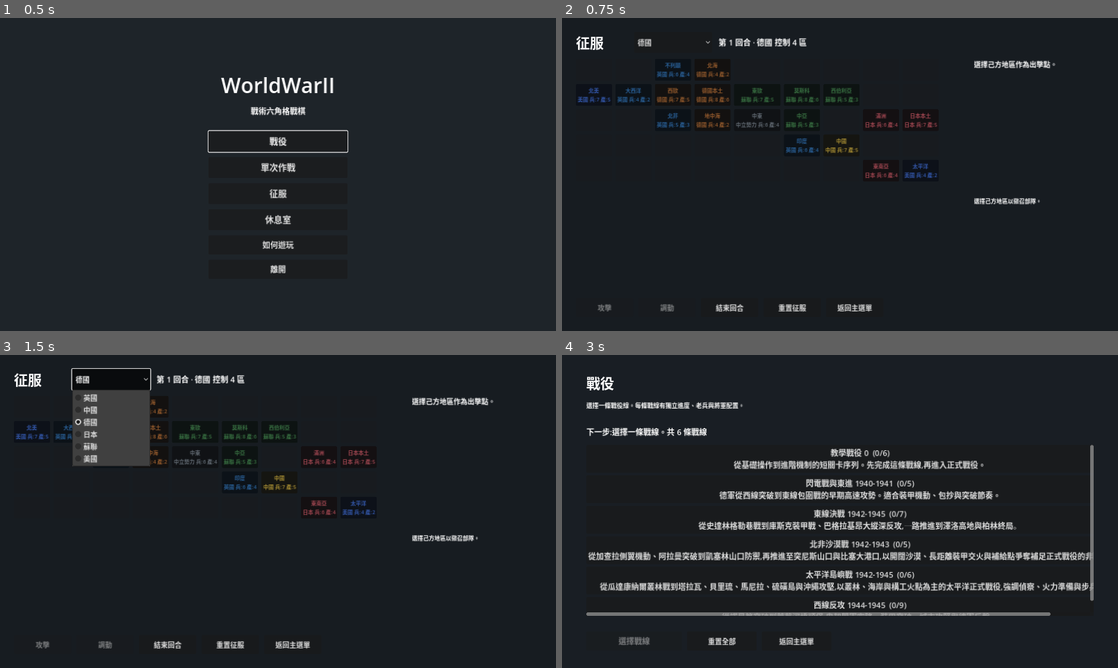
Above: before the commit, frames 1-4 (two rows, left to right).
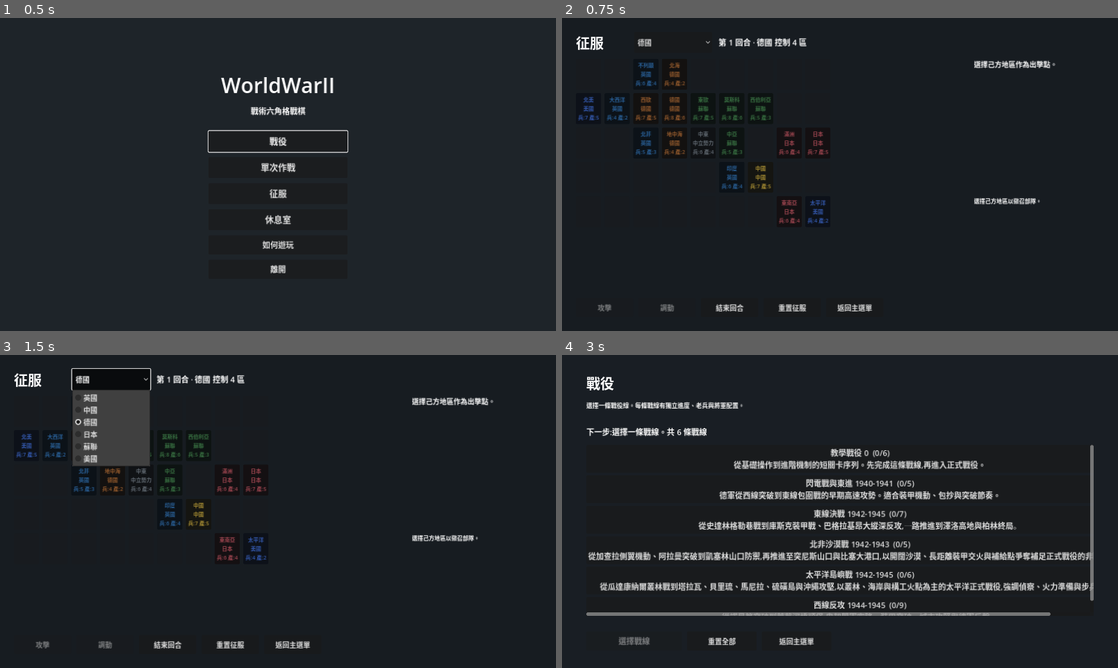
Above: after the commit, the same moments.

Repository: Fischer-Zhang/WorldWarII
Game: Godot game, scene res://scenes/main_menu.tscn
The game is run twice, just before and just after one commit, with the same random seed, the same clock (stepped at 60 frames per second) and the same inputs.
Inputs:
- Up to frame 1 (0.5 s): no input
- Up to frame 2 (0.75 s): click "征服" at 0.5 s
- Up to frame 3 (1.5 s): click "德國" at 1.25 s
- Up to frame 4 (3 s): click "返回主選單" at 2 s; click "戰役" at 2.75 s

Frame 1 is identical in both runs. In frame 2, 3.4% of the frame differs, in the area x 2-68%, y 14-66%; in frame 3, 2.4%; in frame 4, nothing differs.

Commit message:
Make conquest map layout data driven

Diff:
--- a/data/conquest_map.json
+++ b/data/conquest_map.json
@@ -1,5 +1,7 @@
 {
   "start_country": "germany",
+  "map_width": 9,
+  "map_height": 5,
   "countries": {
     "germany": {
       "name_zh": "德國",
@@ -34,6 +36,7 @@
     {
       "id": "north_america",
       "name_zh": "北美",
+      "short_name_zh": "北美",
       "owner": "usa",
       "x": 0,
       "y": 1,
@@ -43,6 +46,7 @@
     {
       "id": "atlantic",
       "name_zh": "大西洋",
+      "short_name_zh": "大西洋",
       "owner": "britain",
       "x": 1,
       "y": 1,
@@ -52,6 +56,7 @@
     {
       "id": "britain",
       "name_zh": "不列顛",
+      "short_name_zh": "不列顛",
       "owner": "britain",
       "x": 2,
       "y": 0,
@@ -61,6 +66,7 @@
     {
       "id": "west_europe",
       "name_zh": "西歐",
+      "short_name_zh": "西歐",
       "owner": "germany",
       "x": 2,
       "y": 1,
@@ -70,6 +76,7 @@
     {
       "id": "germany",
       "name_zh": "德國本土",
+      "short_name_zh": "德國",
       "owner": "germany",
       "x": 3,
       "y": 1,
@@ -79,6 +86,7 @@
     {
       "id": "north_sea",
       "name_zh": "北海",
+      "short_name_zh": "北海",
       "owner": "germany",
       "x": 3,
       "y": 0,
@@ -88,6 +96,7 @@
     {
       "id": "east_europe",
       "name_zh": "東歐",
+      "short_name_zh": "東歐",
       "owner": "soviet",
       "x": 4,
       "y": 1,
@@ -97,6 +106,7 @@
     {
       "id": "moscow",
       "name_zh": "莫斯科",
+      "short_name_zh": "莫斯科",
       "owner": "soviet",
       "x": 5,
       "y": 1,
@@ -106,6 +116,7 @@
     {
       "id": "siberia",
       "name_zh": "西伯利亞",
+      "short_name_zh": "西伯利亞",
       "owner": "soviet",
       "x": 6,
       "y": 1,
@@ -115,6 +126,7 @@
     {
       "id": "north_africa",
       "name_zh": "北非",
+      "short_name_zh": "北非",
       "owner": "britain",
       "x": 2,
       "y": 2,
@@ -124,6 +136,7 @@
     {
       "id": "mediterranean",
       "name_zh": "地中海",
+      "short_name_zh": "地中海",
       "owner": "germany",
       "x": 3,
       "y": 2,
@@ -133,6 +146,7 @@
     {
       "id": "middle_east",
       "name_zh": "中東",
+      "short_name_zh": "中東",
       "owner": "neutral",
       "x": 4,
       "y": 2,
@@ -142,6 +156,7 @@
     {
       "id": "central_asia",
       "name_zh": "中亞",
+      "short_name_zh": "中亞",
       "owner": "soviet",
       "x": 5,
       "y": 2,
@@ -151,6 +166,7 @@
     {
       "id": "india",
       "name_zh": "印度",
+      "short_name_zh": "印度",
       "owner": "britain",
       "x": 5,
       "y": 3,
@@ -160,6 +176,7 @@
     {
       "id": "china",
       "name_zh": "中國",
+      "short_name_zh": "中國",
       "owner": "china",
       "x": 6,
       "y": 3,
@@ -169,6 +186,7 @@
     {
       "id": "manchuria",
       "name_zh": "滿洲",
+      "short_name_zh": "滿洲",
       "owner": "japan",
       "x": 7,
       "y": 2,
@@ -178,6 +196,7 @@
     {
       "id": "japan_home",
       "name_zh": "日本本土",
+      "short_name_zh": "日本",
       "owner": "japan",
       "x": 8,
       "y": 2,
@@ -187,6 +206,7 @@
     {
       "id": "southeast_asia",
       "name_zh": "東南亞",
+      "short_name_zh": "東南亞",
       "owner": "japan",
       "x": 7,
       "y": 4,
@@ -196,6 +216,7 @@
     {
       "id": "pacific",
       "name_zh": "太平洋",
+      "short_name_zh": "太平洋",
       "owner": "usa",
       "x": 8,
       "y": 4,
--- a/scripts/scenario/conquest_manager.gd
+++ b/scripts/scenario/conquest_manager.gd
@@ -15,11 +15,7 @@
 		conquest["regions"] = _initial_regions(map_data)
 	if not conquest.has("next_unit_id"):
 		conquest["next_unit_id"] = 1
-	# Lazy-migrate saves that predate per-region garrisons.
-	for rid in conquest.get("regions", {}).keys():
-		var region: Dictionary = conquest["regions"][rid]
-		if not region.has("garrison"):
-			region["garrison"] = []
+	_migrate_regions(conquest, map_data)
 	state["conquest"] = conquest
 	return conquest
 
@@ -351,18 +347,39 @@
 	for item in map_data.get("regions", []):
 		var region: Dictionary = item
 		var id := String(region.get("id", ""))
-		out[id] = {
-			"id": id,
-			"name_zh": String(region.get("name_zh", id)),
-			"owner": String(region.get("owner", "neutral")),
-			"x": int(region.get("x", 0)),
-			"y": int(region.get("y", 0)),
-			"production": int(region.get("production", 1)),
-			"strength": int(region.get("production", 1)) + 2,
-			"garrison": [],
-			"neighbors": region.get("neighbors", []),
-		}
+		out[id] = _region_from_map_def(region)
 	return out
+
+static func _migrate_regions(conquest: Dictionary, map_data: Dictionary) -> void:
+	var map_regions: Dictionary = _initial_regions(map_data)
+	var saved_regions: Dictionary = conquest.get("regions", {})
+	var migrated := {}
+	for rid in map_regions.keys():
+		var id := String(rid)
+		var fresh: Dictionary = map_regions[id]
+		var saved: Dictionary = saved_regions.get(id, {})
+		if not saved.is_empty():
+			fresh["owner"] = String(saved.get("owner", fresh.get("owner", "neutral")))
+			fresh["strength"] = int(saved.get("strength", fresh.get("strength", 1)))
+			fresh["garrison"] = (saved.get("garrison", []) as Array).duplicate(true)
+		migrated[id] = fresh
+	conquest["regions"] = migrated
+
+static func _region_from_map_def(region: Dictionary) -> Dictionary:
+	var id := String(region.get("id", ""))
+	var name := String(region.get("name_zh", id))
+	return {
+		"id": id,
+		"name_zh": name,
+		"short_name_zh": String(region.get("short_name_zh", name)),
+		"owner": String(region.get("owner", "neutral")),
+		"x": int(region.get("x", 0)),
+		"y": int(region.get("y", 0)),
+		"production": int(region.get("production", 1)),
+		"strength": int(region.get("production", 1)) + 2,
+		"garrison": [],
+		"neighbors": region.get("neighbors", []),
+	}
 
 static func _best_ai_attack_global(regions: Dictionary, player_country: String) -> Dictionary:
 	# Best AI attack across all enemy countries. AI-vs-AI attacks are returned
--- a/scripts/ui/conquest.gd
+++ b/scripts/ui/conquest.gd
@@ -24,6 +24,7 @@
 var _recruit_expanded := false
 var _refreshing_country := false
 var _map_button_size := Vector2(116, 74)
+var _map_columns := 9
 
 func _ready() -> void:
 	state = CampaignManager.load_state()
@@ -79,10 +80,12 @@
 		ConquestManager.owned_region_count(state, DataLoader.conquest_map, player_country),
 	]
 	var regions: Dictionary = conquest.get("regions", {})
-	map_grid.columns = 9
+	_map_columns = _map_width(DataLoader.conquest_map, regions)
+	var map_rows := _map_height(DataLoader.conquest_map, regions)
+	map_grid.columns = _map_columns
 	_update_map_button_size()
-	for y in range(5):
-		for x in range(9):
+	for y in range(map_rows):
+		for x in range(_map_columns):
 			var region := _region_at(regions, x, y)
 			var btn := Button.new()
 			btn.custom_minimum_size = _map_button_size
@@ -93,8 +96,8 @@
 			else:
 				var owner := String(region.get("owner", ""))
 				var owner_def: Dictionary = countries.get(owner, {})
-				btn.text = "%s\n%s 兵:%d 產:%d" % [
-					String(region.get("name_zh", "")),
+				btn.text = "%s\n%s\n兵:%d 產:%d" % [
+					String(region.get("short_name_zh", region.get("name_zh", ""))),
 					String(owner_def.get("name_zh", owner)),
 					int(region.get("strength", 0)),
 					int(region.get("production", 0)),
@@ -118,8 +121,8 @@
 	var detail_width: float = 330.0
 	var body_sep: float = 18.0
 	var grid_gap: float = 8.0
-	var available_width: float = body_width - detail_width - body_sep - grid_gap * 8.0
-	var cell_width: float = clamp(floor(available_width / 9.0), 72.0, 116.0)
+	var available_width: float = body_width - detail_width - body_sep - grid_gap * float(max(0, _map_columns - 1))
+	var cell_width: float = clamp(floor(available_width / float(max(1, _map_columns))), 58.0, 116.0)
 	_map_button_size = Vector2(cell_width, clamp(floor(cell_width * 0.64), 48.0, 74.0))
 
 func _clear_map() -> void:
@@ -131,6 +134,18 @@
 		if int(region.get("x", -1)) == x and int(region.get("y", -1)) == y:
 			return region
 	return {}
+
+func _map_width(map_data: Dictionary, regions: Dictionary) -> int:
+	var width := int(map_data.get("map_width", 0))
+	for region in regions.values():
+		width = max(width, int(region.get("x", -1)) + 1)
+	return max(1, width)
+
+func _map_height(map_data: Dictionary, regions: Dictionary) -> int:
+	var height := int(map_data.get("map_height", 0))
+	for region in regions.values():
+		height = max(height, int(region.get("y", -1)) + 1)
+	return max(1, height)
 
 func _select_region(region_id: String) -> void:
 	# Order-independent selection. Tap a region to set the source (出擊地);
--- a/tests/test_conquest_manager.gd
+++ b/tests/test_conquest_manager.gd
@@ -23,6 +23,11 @@
 		fail_count += 1
 
 	if _test_conquest_state_survives_campaign_normalise():
+		pass_count += 1
+	else:
+		fail_count += 1
+
+	if _test_conquest_region_migration_tracks_map_data():
 		pass_count += 1
 	else:
 		fail_count += 1
@@ -162,6 +167,36 @@
 			and String(conquest.get("regions", {}).get("alpha", {}).get("owner", "")) == "b":
 		return true
 	printerr("FAIL: conquest state should survive campaign normalise")
+	return false
+
+func _test_conquest_region_migration_tracks_map_data() -> bool:
+	var state := {
+		"version": 2,
+		"campaigns": {},
+		"conquest": {
+			"turn": 3,
+			"player_country": "a",
+			"regions": {
+				"alpha": {"owner": "a", "strength": 9, "garrison": [{"id": 1, "type": "infantry"}]},
+				"stale": {"owner": "a", "strength": 99, "garrison": []},
+			},
+		},
+	}
+	var map_data := _test_map()
+	var conquest := ConquestManager.conquest_state(state, map_data)
+	var regions: Dictionary = conquest.get("regions", {})
+	var alpha: Dictionary = regions.get("alpha", {})
+	var bravo: Dictionary = regions.get("bravo", {})
+	if regions.has("stale"):
+		printerr("FAIL: stale conquest region should be dropped during migration")
+		return false
+	if String(alpha.get("short_name_zh", "")) != "A" or String(bravo.get("short_name_zh", "")) != "B":
+		printerr("FAIL: migrated regions should inherit short labels from map data")
+		return false
+	if int(alpha.get("strength", 0)) == 9 and (alpha.get("garrison", []) as Array).size() == 1 \
+			and String(bravo.get("owner", "")) == "b":
+		return true
+	printerr("FAIL: migration should preserve saved region state and add new map regions")
 	return false
 
 func _test_resolve_real_battle_result() -> bool:
@@ -308,6 +343,8 @@
 func _test_map() -> Dictionary:
 	return {
 		"start_country": "a",
+		"map_width": 2,
+		"map_height": 1,
 		"countries": {
 			"a": {"name_zh": "A", "color": "#ff0000"},
 			"b": {"name_zh": "B", "color": "#0000ff"},
@@ -316,6 +353,7 @@
 			{
 				"id": "alpha",
 				"name_zh": "Alpha",
+				"short_name_zh": "A",
 				"owner": "a",
 				"x": 0,
 				"y": 0,
@@ -325,6 +363,7 @@
 			{
 				"id": "bravo",
 				"name_zh": "Bravo",
+				"short_name_zh": "B",
 				"owner": "b",
 				"x": 1,
 				"y": 0,
--- a/tests/test_ui_workflows.gd
+++ b/tests/test_ui_workflows.gd
@@ -531,6 +531,8 @@
 	await _free_scene(scene)
 
 func _check_conquest() -> void:
+	var save_snapshot := _snapshot_campaign_save()
+	CampaignManager.reset()
 	var scene := await _instantiate_scene("res://scenes/conquest.tscn", {"conquest_mode": true})
 	var conquest: Dictionary = scene.state.get("conquest", {})
 	var player := String(conquest.get("player_country", ""))
@@ -552,6 +554,7 @@
 	if own_id == "" or enemy_id == "":
 		_fail("conquest adjacent setup", "no own/enemy neighbor found")
 		await _free_scene(scene)
+		_restore_campaign_save(save_snapshot)
 		return
 	scene._select_region(enemy_id)
 	scene._select_region(own_id)
@@ -560,3 +563,4 @@
 	_expect("conquest tactical preview", detail.contains("戰術作戰") or detail.contains("出擊地沒有駐軍"))
 	_expect("conquest attack tooltip", String(scene.get_node("Margin/VBox/Actions/AttackButton").tooltip_text) != "")
 	await _free_scene(scene)
+	_restore_campaign_save(save_snapshot)
Not shown, changed: tools/validate_data.py
